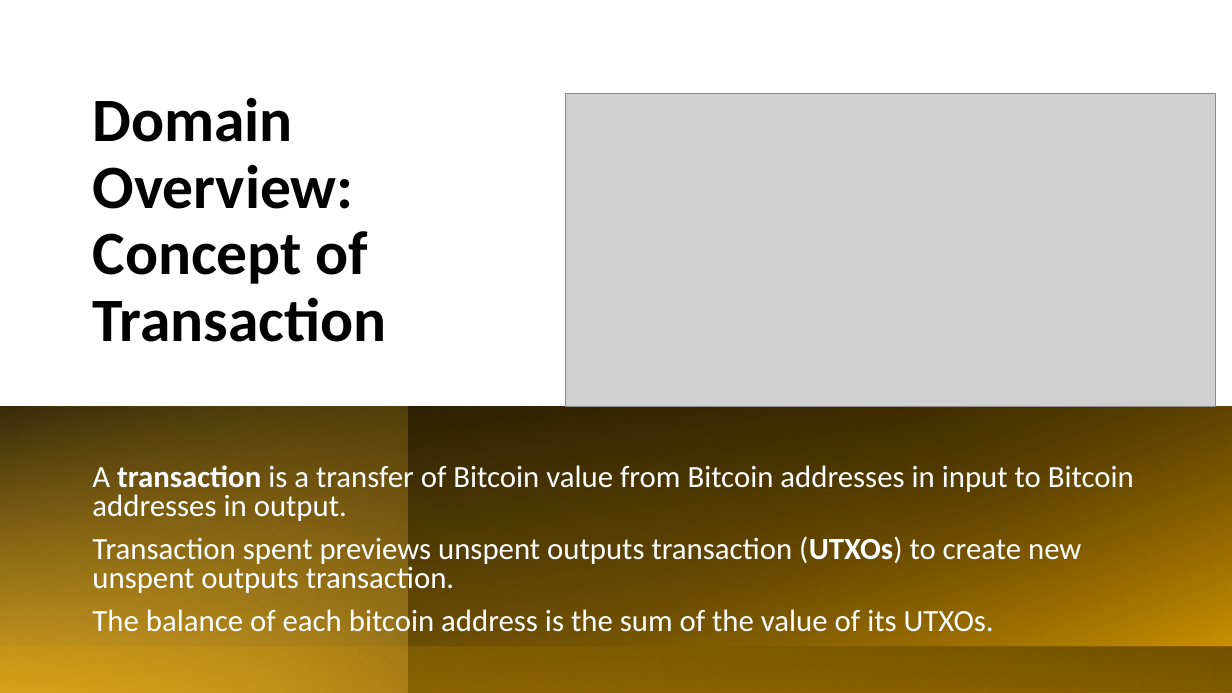
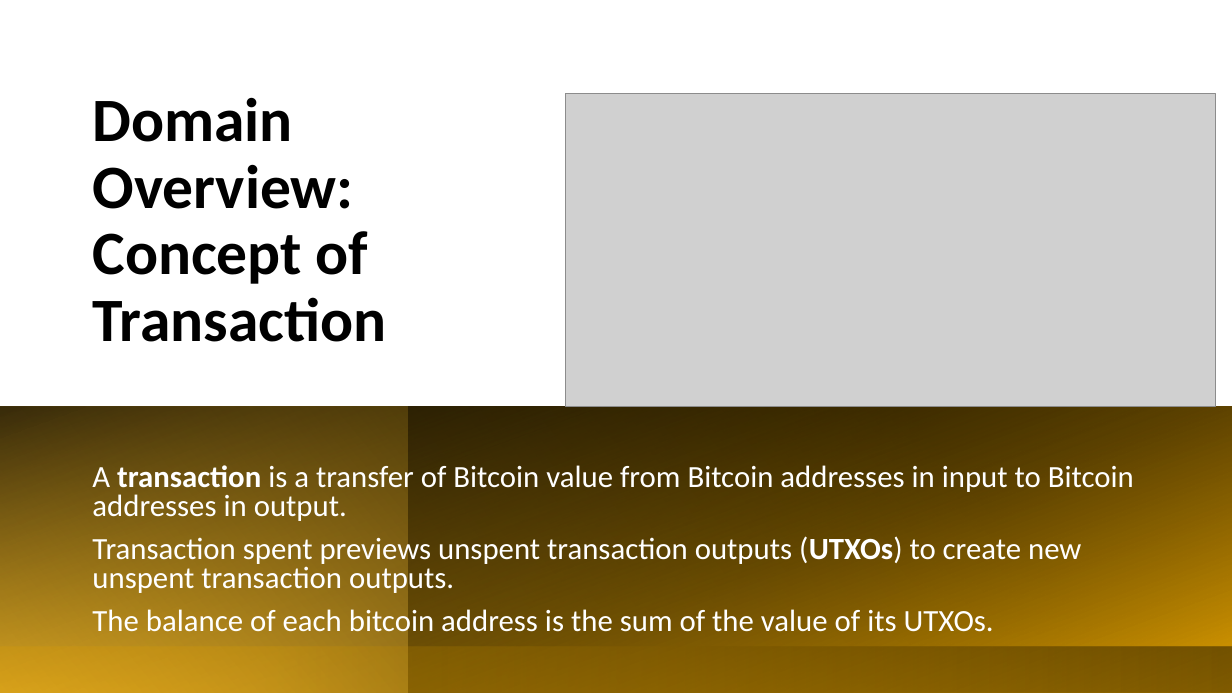
Before and after one commit to VincenzoImp/Bitcoin-Address-Clustering, a slide deck: slide 4 of Bitcoin Address Clustering.pptx. Drawn at 1232x693 pixels with LibreOffice and Linux fonts; fonts in the diff are those of the drawing; grey boxes stand for pictures. Boxes give left, top, right and bottom in pixels: in the first picture for what was removed or moved away, otherwise in the second. Text is boxed around its words. In the diff, an @@ line names an element or a change of style, - is before the commit and + after.

```diff
--- a/Bitcoin Address Clustering.pptx
+++ b/Bitcoin Address Clustering.pptx
@@ text at [92, 533, 1081, 596]: text changed @@
-Transaction spent previews unspent outputs transaction (UTXOs) to create new unspent outputs transaction.
+Transaction spent previews unspent transaction outputs (UTXOs) to create new unspent transaction outputs.
```
Also in this commit, not shown: 9 other slides changed, 2 slides added, 4 other files.
